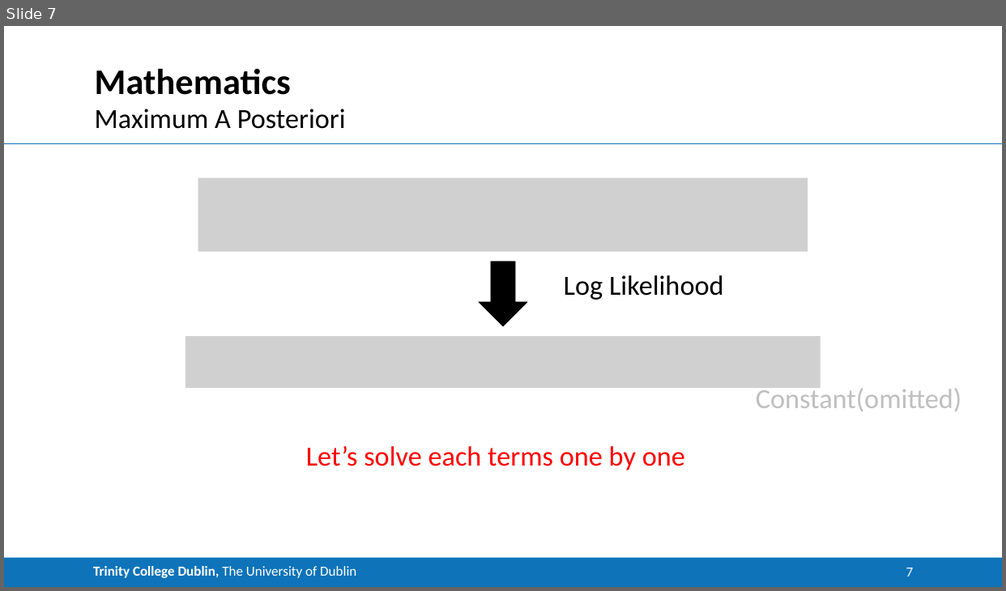
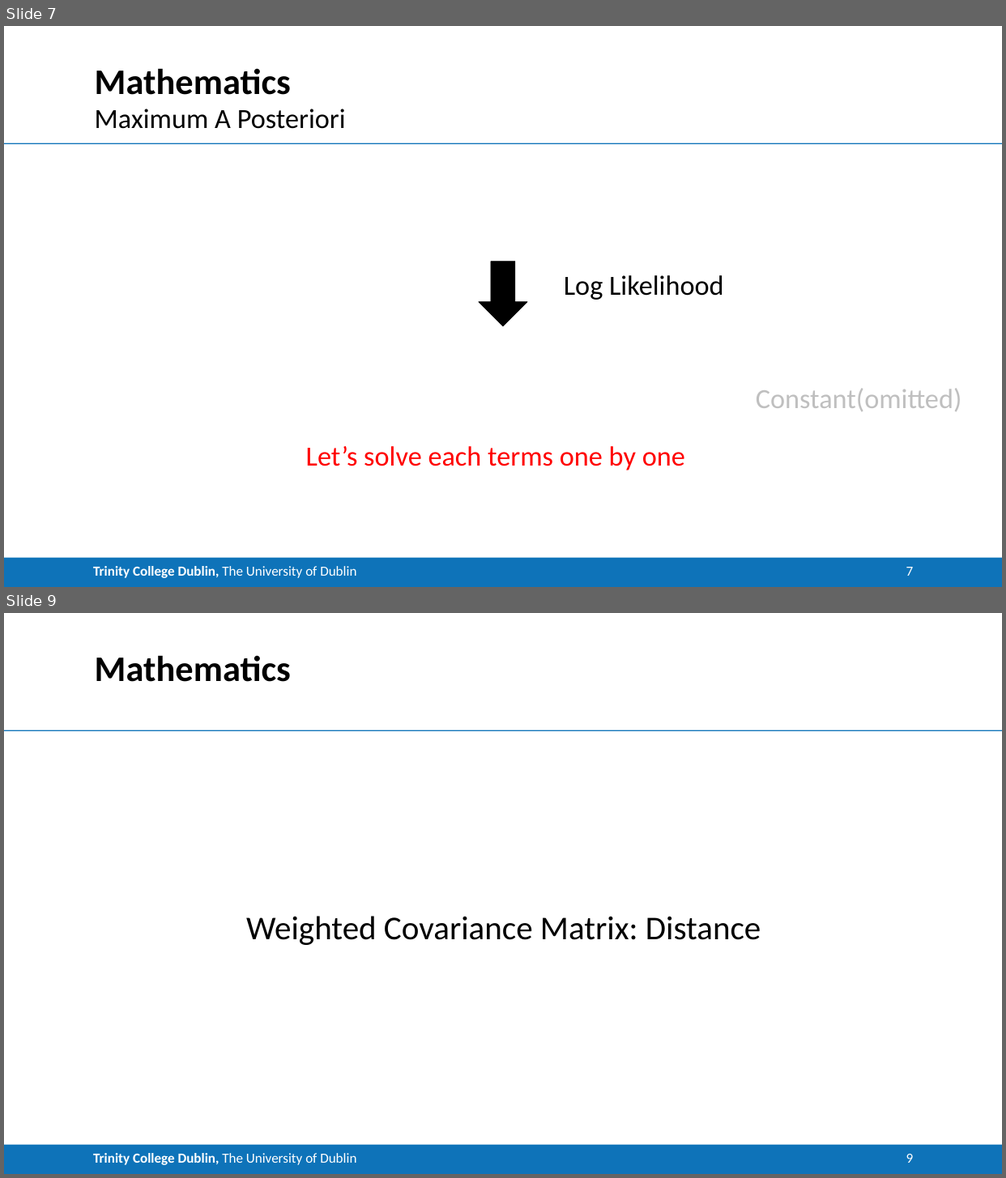
Before and after one commit to CNStanLee/CM_Matting, a slide deck: 002Matlab Project/Project.pptx. Shown one above the other, each under a label of ours: slide 7 before the commit, slides 7 and 9 after it; the slides between them are not shown. The pictures are 1006x591 and 1006x1178 pixels, drawn with LibreOffice and Linux fonts; fonts in the diff are those of the drawing; grey boxes stand for pictures. Boxes give left, top, right and bottom in pixels: in the first picture for what was removed or moved away, otherwise in the second. Text is boxed around its words. In the diff, an @@ line names an element or a change of style, - is before the commit and + after.

```diff
--- a/002Matlab Project/Project.pptx
+++ b/002Matlab Project/Project.pptx
@@ slide 9 added at (4,613,1002,1174), background #FFFFFF; not listed: 2 template elements that a slide beside it also shows @@
@@ title added at (95,655,291,682), 26 pt, text #000000, bold @@
+Mathematics
@@ text added at (246,916,761,945), 24 pt, text #000000 @@
+Weighted Covariance Matrix: Distance
@@ page number added at (906,1154,914,1163), 10 pt, text #FFFFFF @@
+9
@@ slide 7 changed as well @@
@@ picture removed at (198,177,808,251) @@
@@ picture removed at (185,336,820,388) @@
```
Also in this commit, not shown: 6 other slides changed, 6 other slides added, 4 slides removed.
